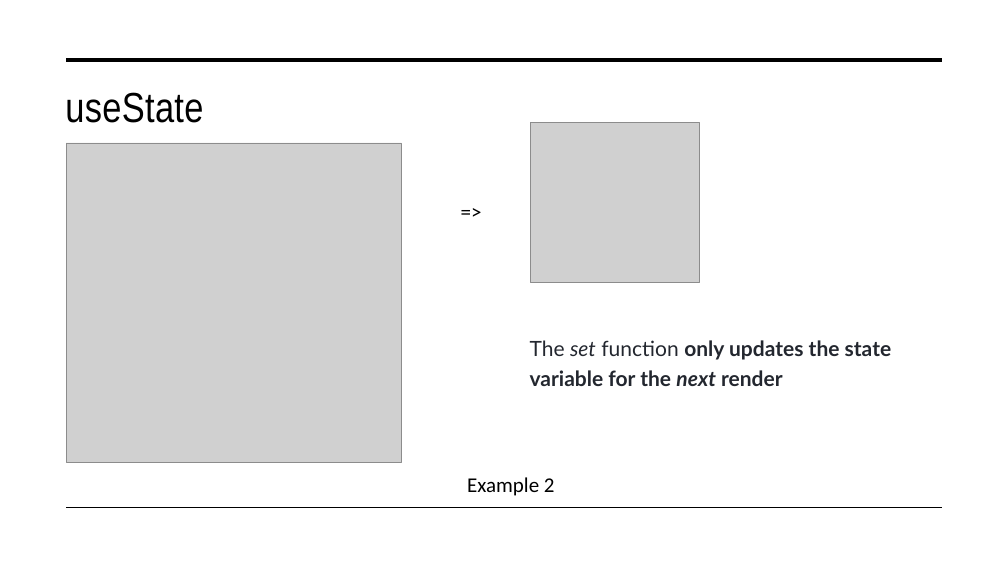
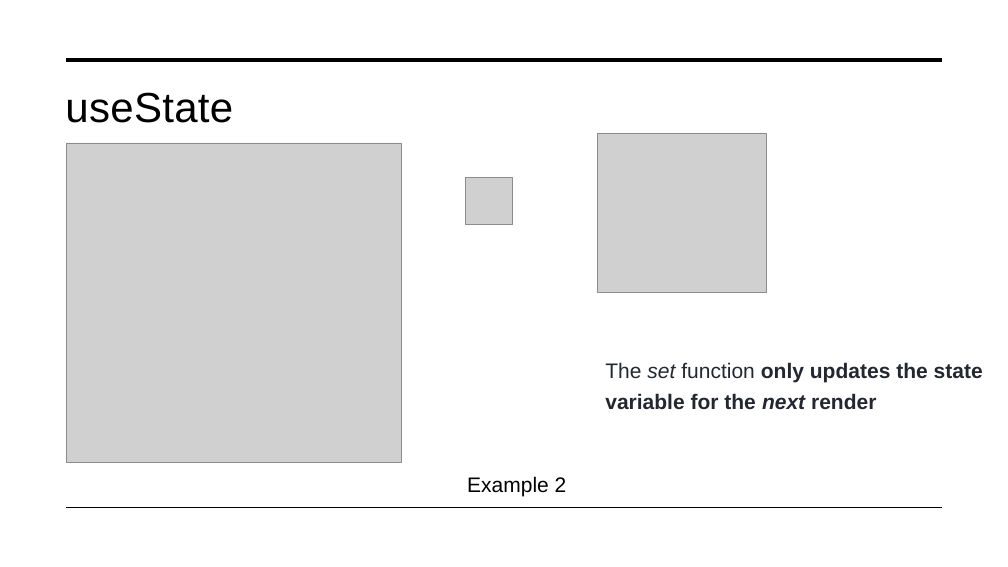
Before and after one commit to tungle251/demo-app, a slide deck: slide 11 of Presentation.pptx. Drawn at 1008x567 pixels with LibreOffice and Linux fonts; fonts in the diff are those of the drawing; grey boxes stand for pictures. Boxes give left, top, right and bottom in pixels: in the first picture for what was removed or moved away, otherwise in the second. Text is boxed around its words. In the diff, an @@ line names an element or a change of style, - is before the commit and + after.

```diff
--- a/Presentation.pptx
+++ b/Presentation.pptx
@@ title "useState" at (65,92,233,123): font Arial Narrow to Arial @@
@@ picture: place and size @@
-picture at (531,123,699,282)
+picture at (598,133,767,293)
@@ picture added at (466,178,513,225) @@
@@ text removed at (453,190,603,237) @@
-=>
@@ text "The set function only updates ...": place and size @@
-text "The set function only updates ..." at (530,340,892,386)
+text "The set function only updates ..." at (605,362,983,409)
@@ text "The set function only updates ..." at (605,362,983,409): font Lato to Arial @@
@@ text "Example 2" at (467,476,567,496): font Calibri to Arial @@
```
Also in this commit, not shown: 22 other slides changed, 3 slides added, 1 slide removed.
